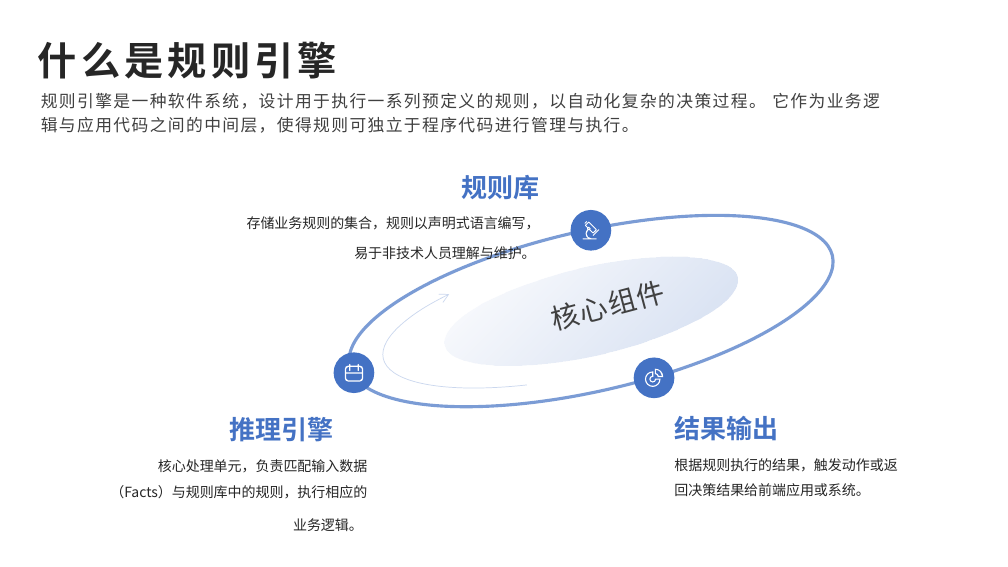
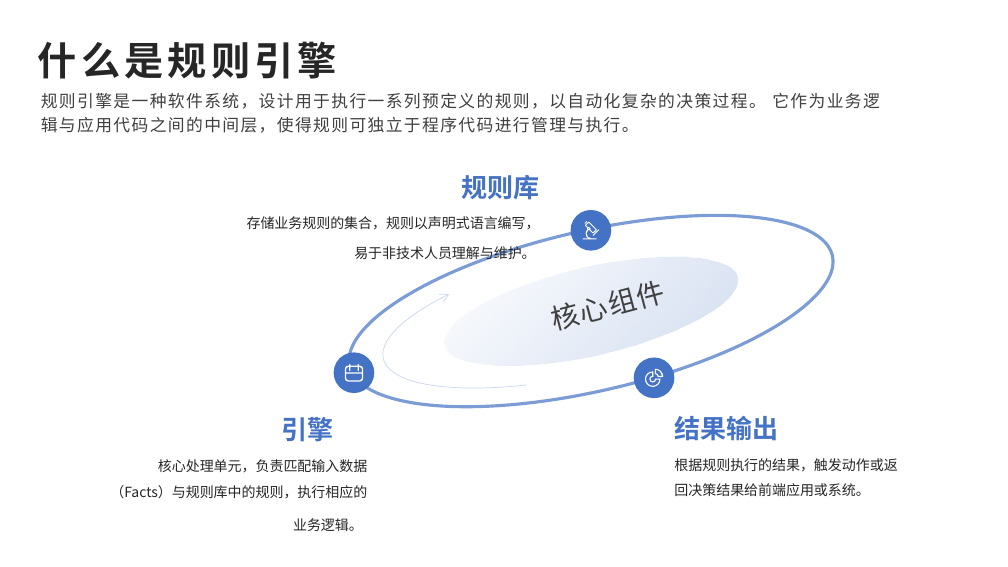
Before and after one commit to doupeng19940218/dp-demo, a slide deck: slide 7 of src/main/resources/规则引擎分享-20240708 - 副本.pptx. Drawn at 1008x567 pixels with LibreOffice and Linux fonts; fonts in the diff are those of the drawing; background and template pictures are left out. Boxes give left, top, right and bottom in pixels: in the first picture for what was removed or moved away, otherwise in the second. Text is boxed around its words. In the diff, an @@ line names an element or a change of style, - is before the commit and + after.

Commit message:
规则引擎ppt

```diff
--- a/src/main/resources/规则引擎分享-20240708 - 副本.pptx
+++ b/src/main/resources/规则引擎分享-20240708 - 副本.pptx
@@ text at [282, 417, 334, 442]: text changed @@
-推理引擎
+引擎
```
Also in this commit, not shown: 3 other slides changed, 10 other files.
